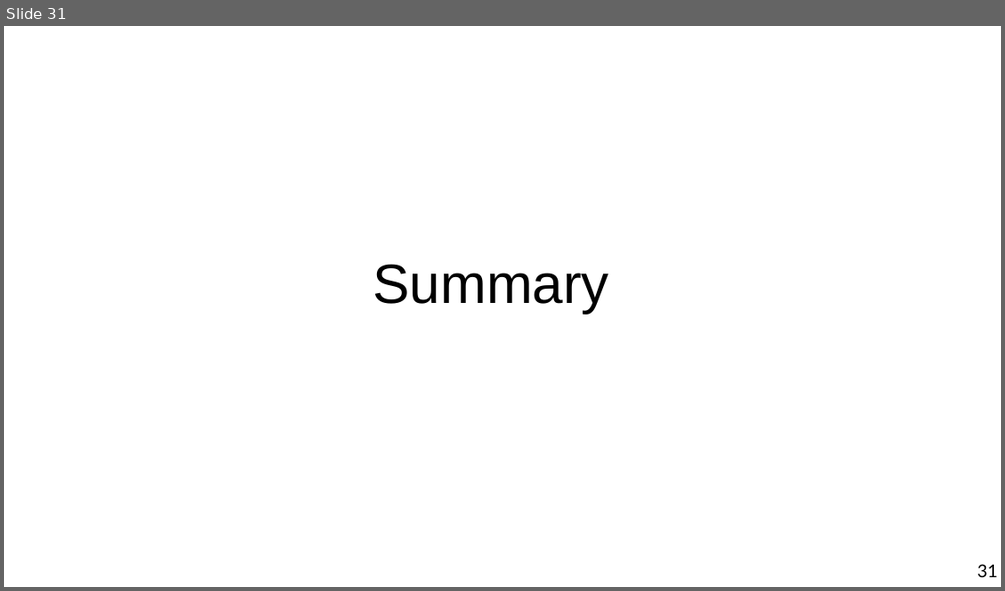
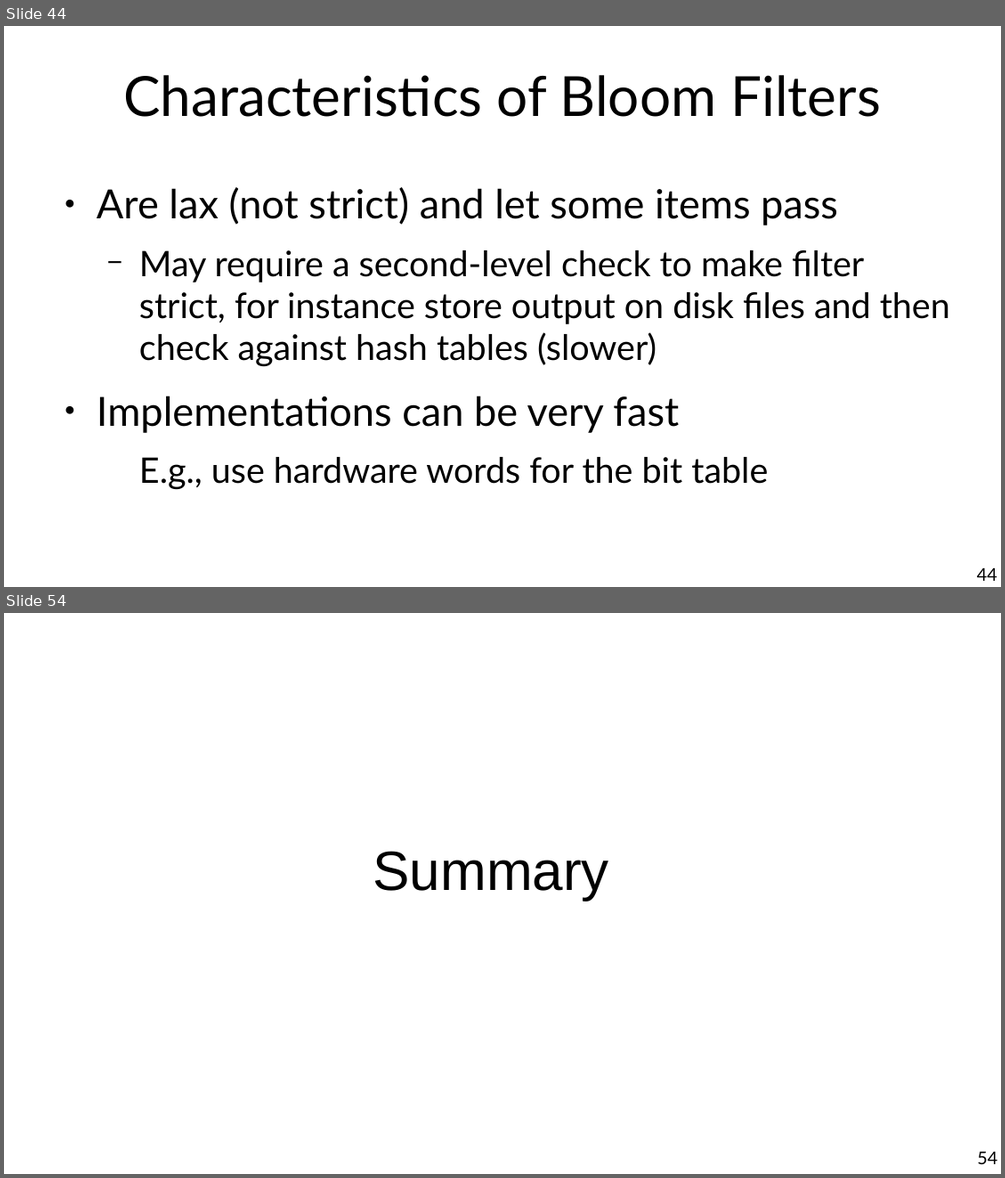
Before and after one commit to marco-calautti/data-mining-course, a slide deck: theory/tt10_streaming.odp. Shown one above the other, each under a label of ours: slide 31 before the commit, slides 44 and 54 after it; the slides between them are not shown. The pictures are 1005x591 and 1005x1178 pixels, drawn with LibreOffice and Linux fonts; fonts in the diff are those of the drawing. Boxes give left, top, right and bottom in pixels: in the first picture for what was removed or moved away, otherwise in the second. Text is boxed around its words. In the diff, an @@ line names an element or a change of style, - is before the commit and + after.

Commit message:
Up to bloom filters

```diff
--- a/theory/tt10_streaming.odp
+++ b/theory/tt10_streaming.odp
@@ slide 44 added at [4,26,1001,587], background #FFFFFF @@
@@ title added at [123,75,881,117], 44 pt, text #000000 @@
+Characteristics of Bloom Filters
@@ text added at [97,187,950,490], 28 pt, text #000000 @@
+● Are lax (not strict) and let some items pass
+  − May require a second-level check to make filter strict, for instance store output on disk files and then check against hash tables (slower)
+● Implementations can be very fast
+  E.g., use hardware words for the bit table
@@ page number added at [977,568,997,580], 14 pt, text #000000 @@
+44
@@ what was slide 31 is now slide 54 @@
@@ page number at [977,1151,997,1164]: text changed @@
-31
+54
```
Also in this commit, not shown: 2 slides changed, 22 other slides added.
